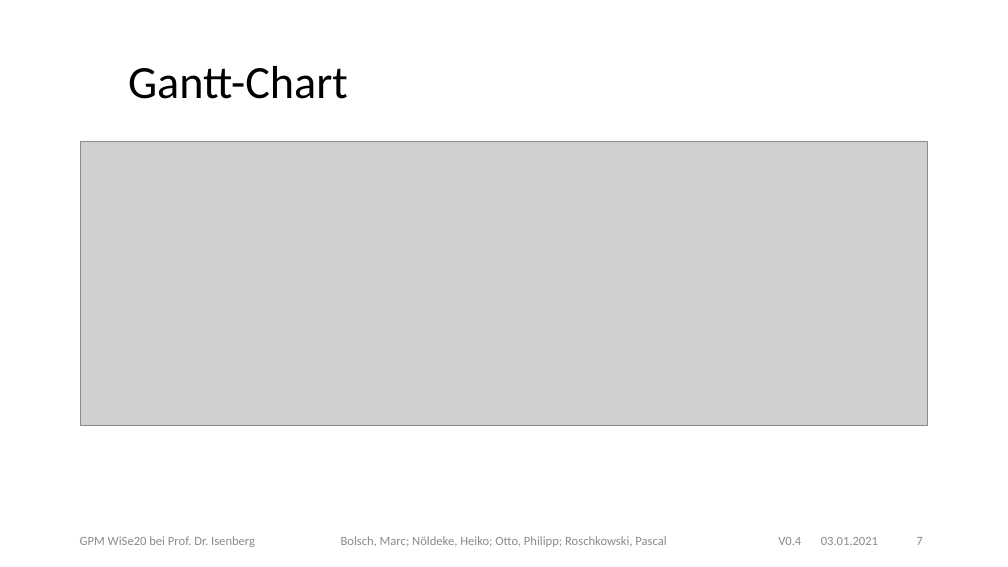
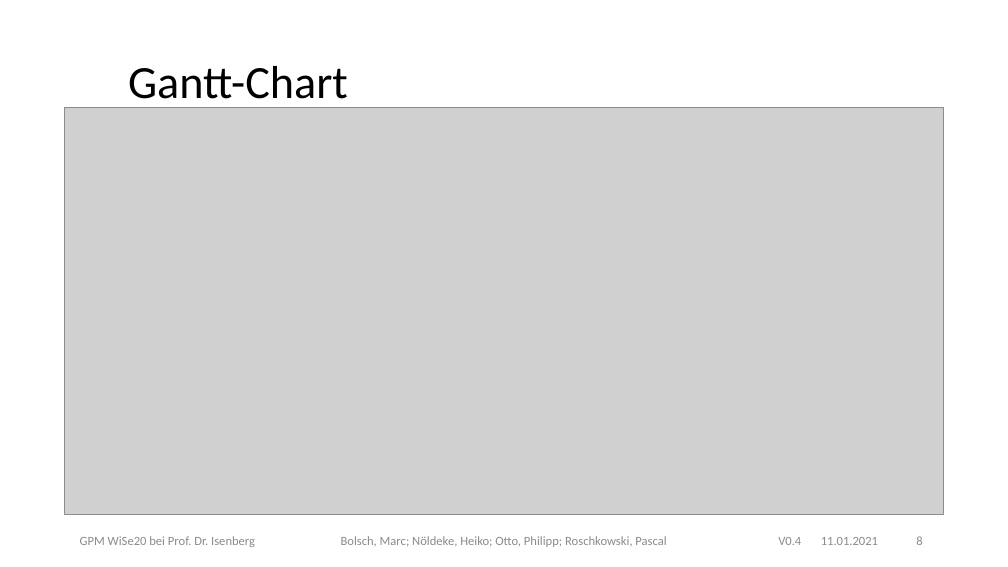
Before and after one commit to plastikpamaro/bachelorprojekt2020, a slide deck: slide 8 of 21-01-04_Statusbericht_2/20WiSe-GPM LightingSharks TND v0.2.pptx (slide 7 before the commit). Drawn at 1008x567 pixels with LibreOffice and Linux fonts; fonts in the diff are those of the drawing; grey boxes stand for pictures; background and template pictures are left out. Boxes give left, top, right and bottom in pixels: in the first picture for what was removed or moved away, otherwise in the second. Text is boxed around its words. In the diff, an @@ line names an element or a change of style, - is before the commit and + after.

```diff
--- a/21-01-04_Statusbericht_2/20WiSe-GPM LightingSharks TND v0.2.pptx
+++ b/21-01-04_Statusbericht_2/20WiSe-GPM LightingSharks TND v0.2.pptx
@@ picture: place and size @@
-picture at bbox=[80, 141, 928, 425]
+picture at bbox=[65, 107, 944, 514]
@@ text at bbox=[821, 537, 878, 545]: text changed @@
-03.01.2021
+11.01.2021
@@ page number at bbox=[916, 536, 922, 545]: text changed @@
-7
+8
```
Also in this commit, not shown: 12 other slides changed, 1 slide added, 1 other file.
